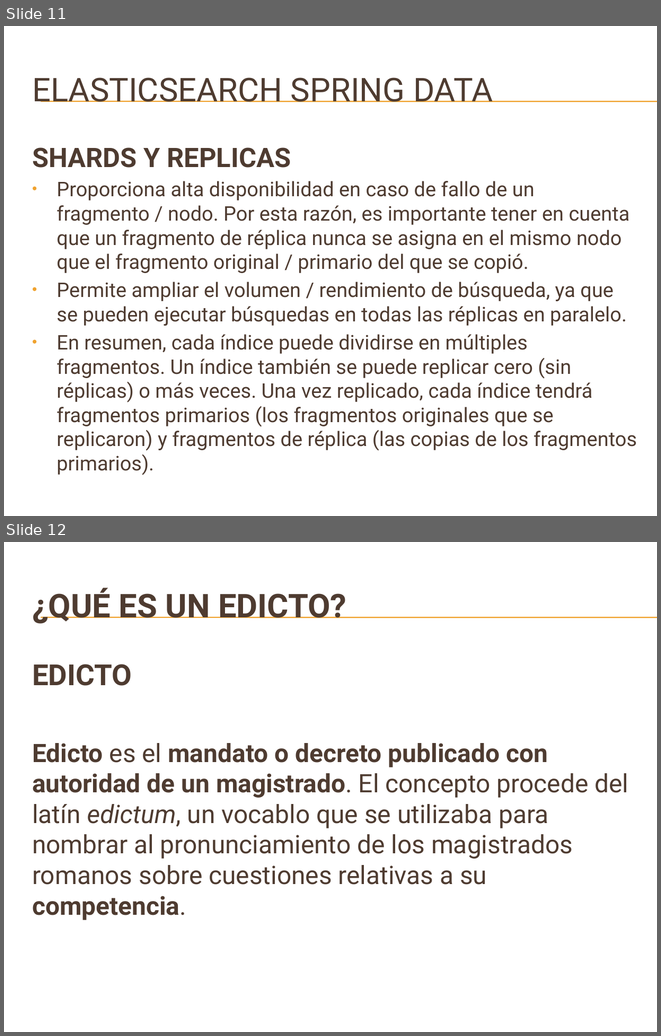
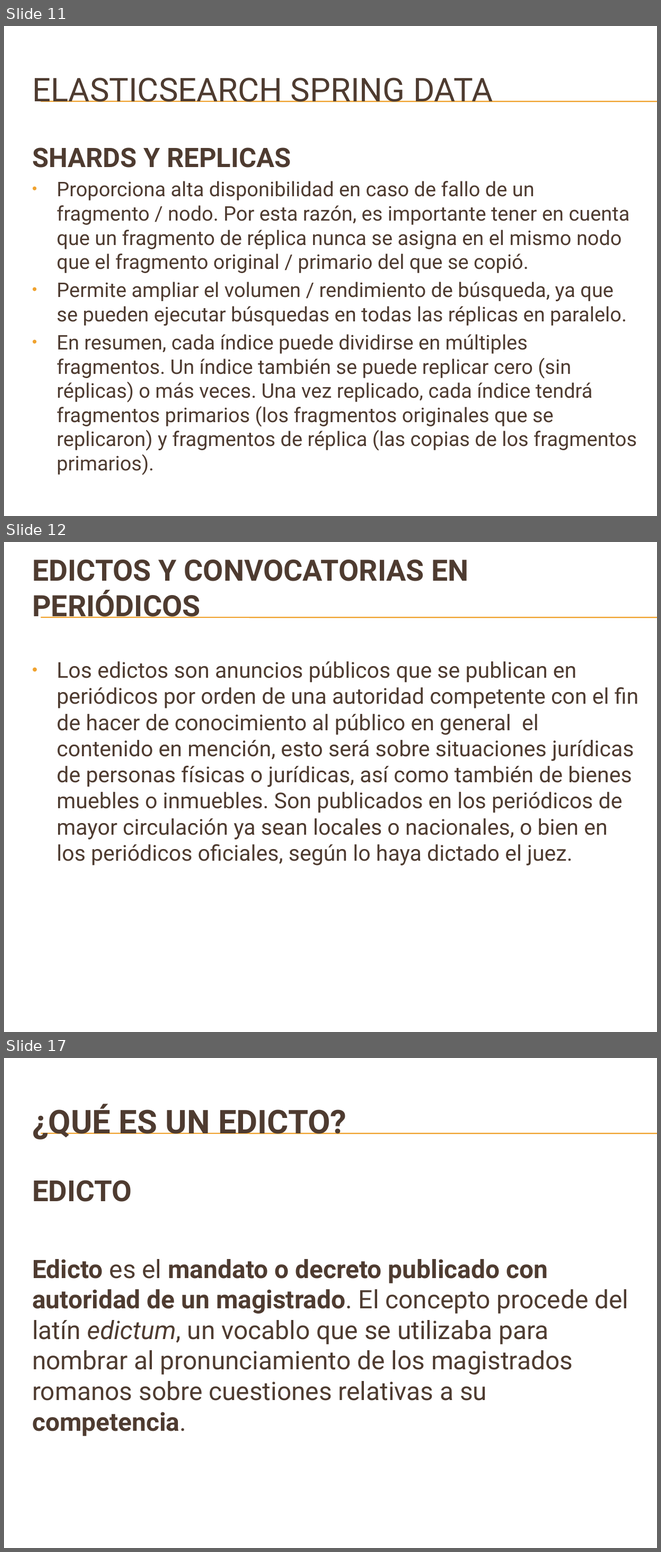
Before and after one commit to danielrpg/searchEngineAPI, a slide deck: document/LOGICA_DE_NEGOCIOS.pptx. Shown one above the other, each under a label of ours: slides 11 and 12 before the commit, slides 11, 12 and 17 after it; the slides between them are not shown. The pictures are 661x1036 and 661x1552 pixels, drawn with LibreOffice and Linux fonts; fonts in the diff are those of the drawing; background and template pictures are left out. Boxes give left, top, right and bottom in pixels: in the first picture for what was removed or moved away, otherwise in the second. Text is boxed around its words. In the diff, an @@ line names an element or a change of style, - is before the commit and + after.

```diff
--- a/document/LOGICA_DE_NEGOCIOS.pptx
+++ b/document/LOGICA_DE_NEGOCIOS.pptx
@@ slide 12 added at [4, 542, 657, 1032], background picture (left out); not listed: 2 template elements that a slide beside it also shows @@
@@ title added at [32, 559, 469, 618], 32.4 pt, text #4E3B30, bold @@
+EDICTOS Y CONVOCATORIAS EN PERIÓDICOS
@@ text added at [56, 661, 638, 865], 24 pt, text #4E3B30 @@
+• Los edictos son anuncios públicos que se publican en periódicos por orden de una autoridad competente con el fin de hacer de conocimiento al público en general el contenido en mención, esto será sobre situaciones jurídicas de personas físicas o jurídicas, así como también de bienes muebles o inmuebles. Son publicados en los periódicos de mayor circulación ya sean locales o nacionales, o bien en los periódicos oficiales, según lo haya dictado el juez.
@@ what was slide 12 is now slide 17 @@
```
Also in this commit, not shown: 1 slide changed, 4 other slides added, 2 other files.
